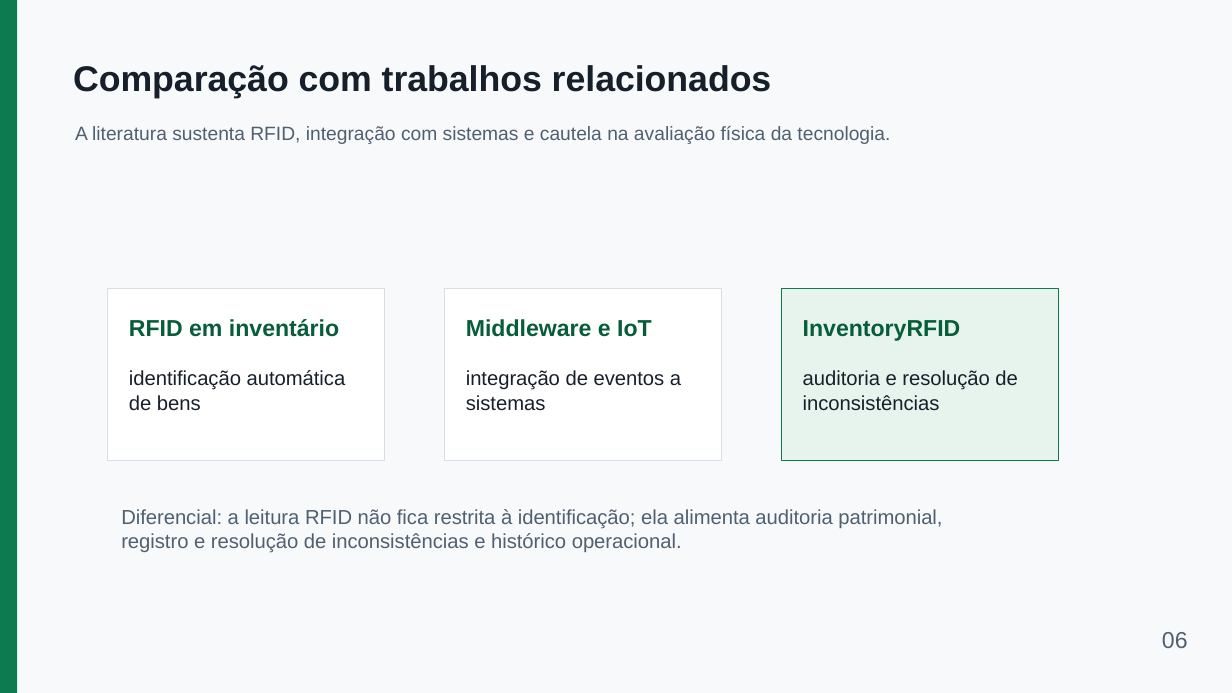
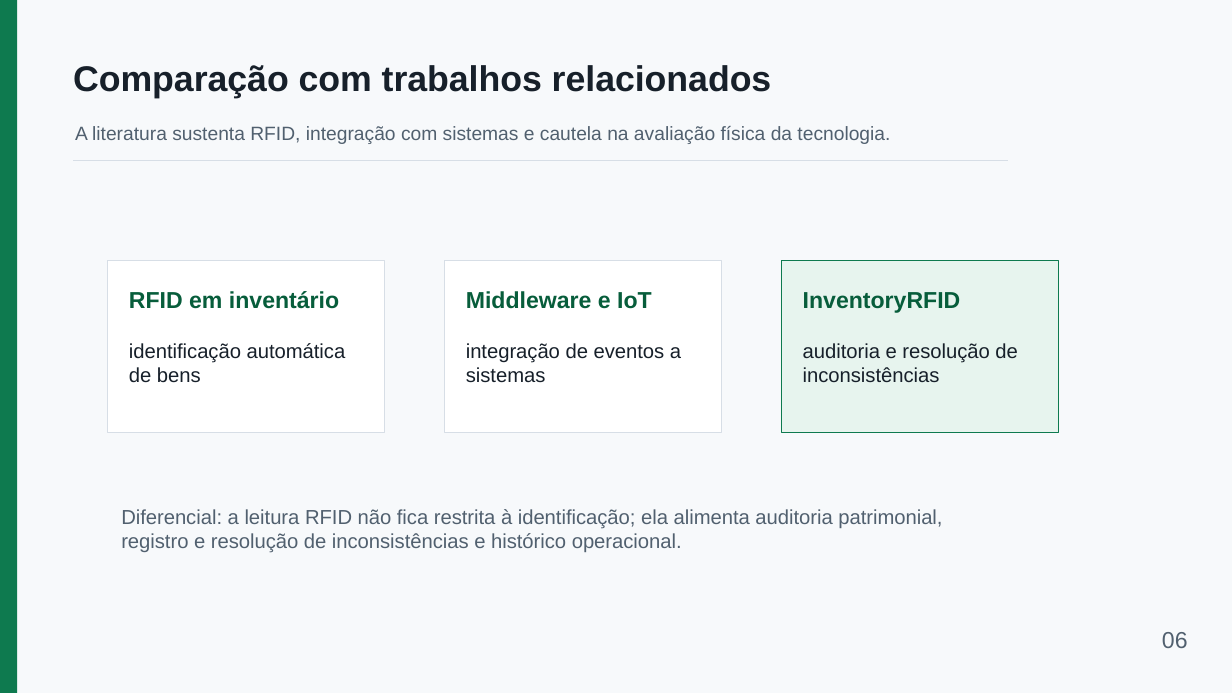
Before and after one commit to EzekLobo/InventoryRFID, a slide deck: slide 6 of docs/tcc/apresentacao-inventoryrfid-15min.pptx. Drawn at 1232x693 pixels with LibreOffice and Linux fonts; fonts in the diff are those of the drawing. Boxes give left, top, right and bottom in pixels: in the first picture for what was removed or moved away, otherwise in the second. Text is boxed around its words. In the diff, an @@ line names an element or a change of style, - is before the commit and + after.

Commit message:
docs(slides): add concise presentation script for InventoryRFID

```diff
--- a/docs/tcc/apresentacao-inventoryrfid-15min.pptx
+++ b/docs/tcc/apresentacao-inventoryrfid-15min.pptx
@@ line added from (73, 161) to (1008, 161), #D7DEE6 0.8 pt @@
@@ 3 rectangles: place and size @@
-3 rectangles at (108, 288, 1059, 459)
+3 rectangles at (108, 261, 1059, 432)
@@ 6 texts: place and size @@
-6 texts at (129, 319, 1017, 411)
+6 texts at (129, 291, 1017, 383)
```
Also in this commit, not shown: 10 other slides changed, 2 slides added, 3 slides removed, 2 other files.
